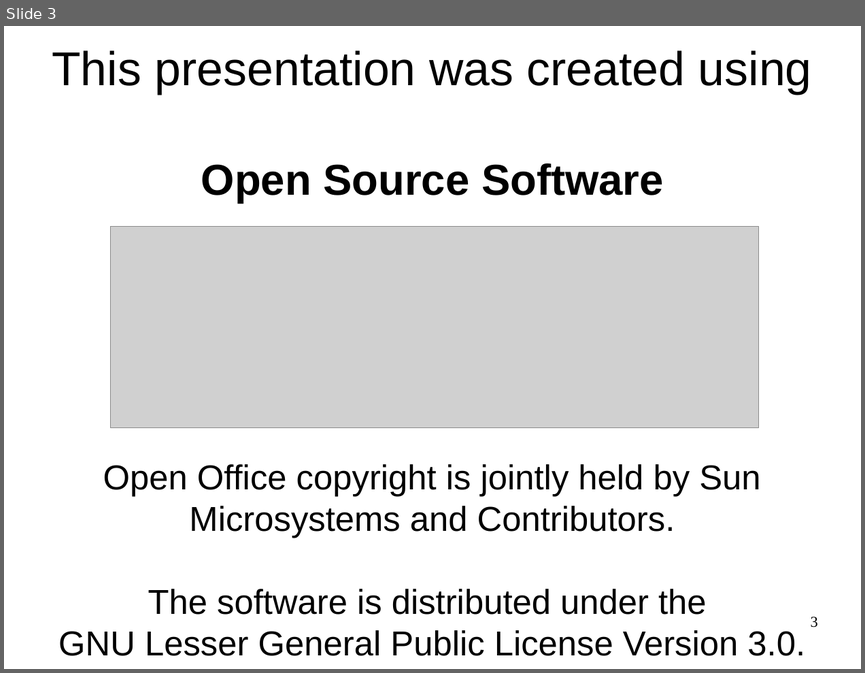
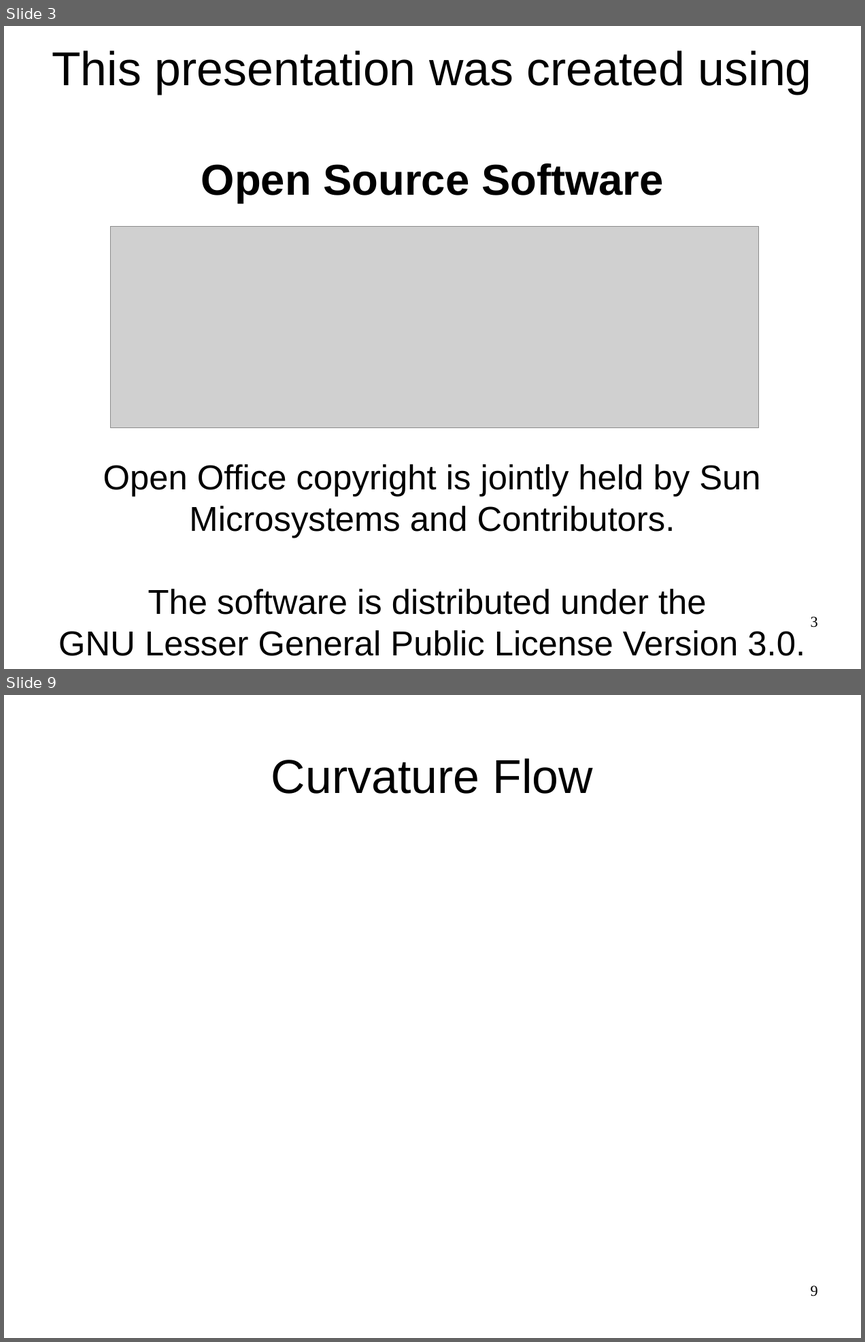
Before and after one commit to luisibanez/MicroscopyTutorial, a slide deck: Documents/MicroscopyImageAnalysis-HandsOnExercises.odp. Shown one above the other, each under a label of ours: slide 3 before the commit, slides 3 and 9 after it; the slides between them are not shown. The pictures are 865x673 and 865x1342 pixels, drawn with LibreOffice and Linux fonts; fonts in the diff are those of the drawing; grey boxes stand for pictures. Boxes give left, top, right and bottom in pixels: in the first picture for what was removed or moved away, otherwise in the second. Text is boxed around its words. In the diff, an @@ line names an element or a change of style, - is before the commit and + after.

```diff
--- a/Documents/MicroscopyImageAnalysis-HandsOnExercises.odp
+++ b/Documents/MicroscopyImageAnalysis-HandsOnExercises.odp
@@ slide 9 added at (x1=4, y1=695, x2=861, y2=1338), background #FFFFFF @@
@@ title added at (x1=271, y1=758, x2=593, y2=794), 44 pt, text #000000 @@
+Curvature Flow
@@ page number added at (x1=810, y1=1285, x2=818, y2=1296), 14 pt, text #000000 @@
+9
```
Also in this commit, not shown: 28 other slides added.
